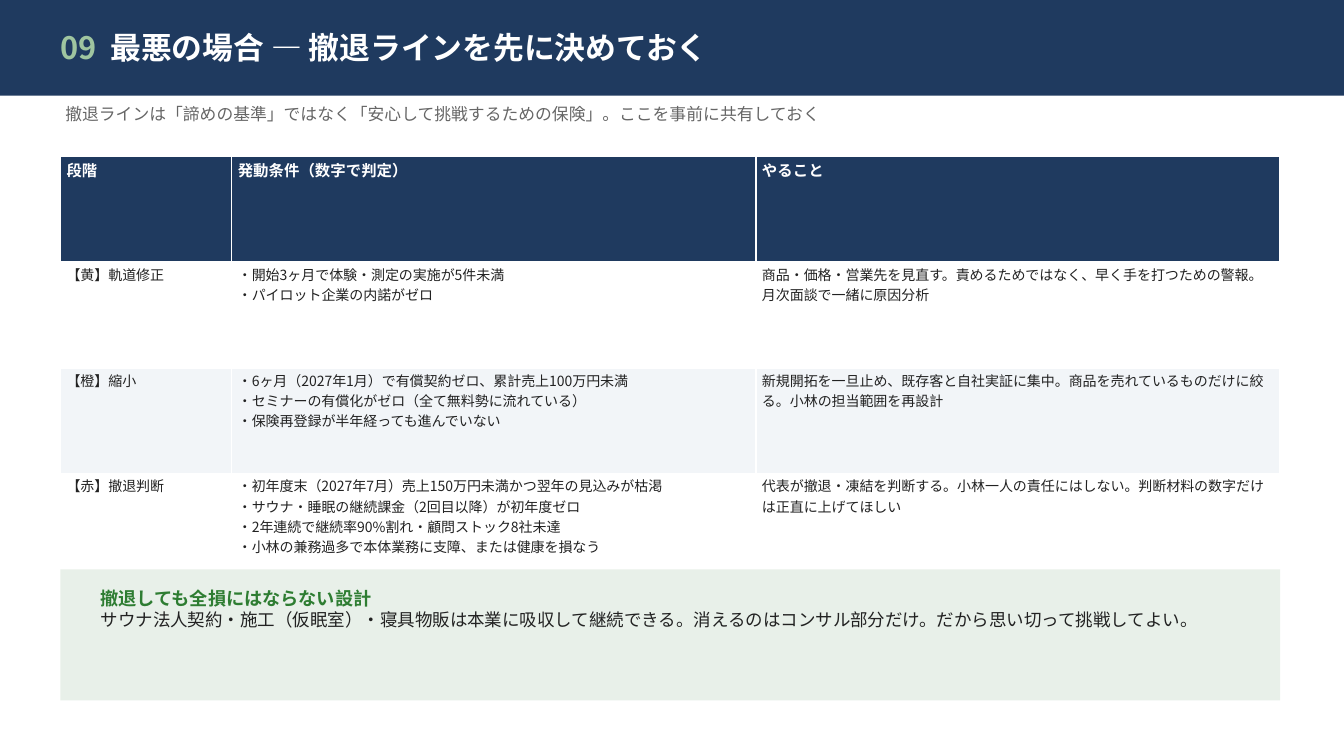
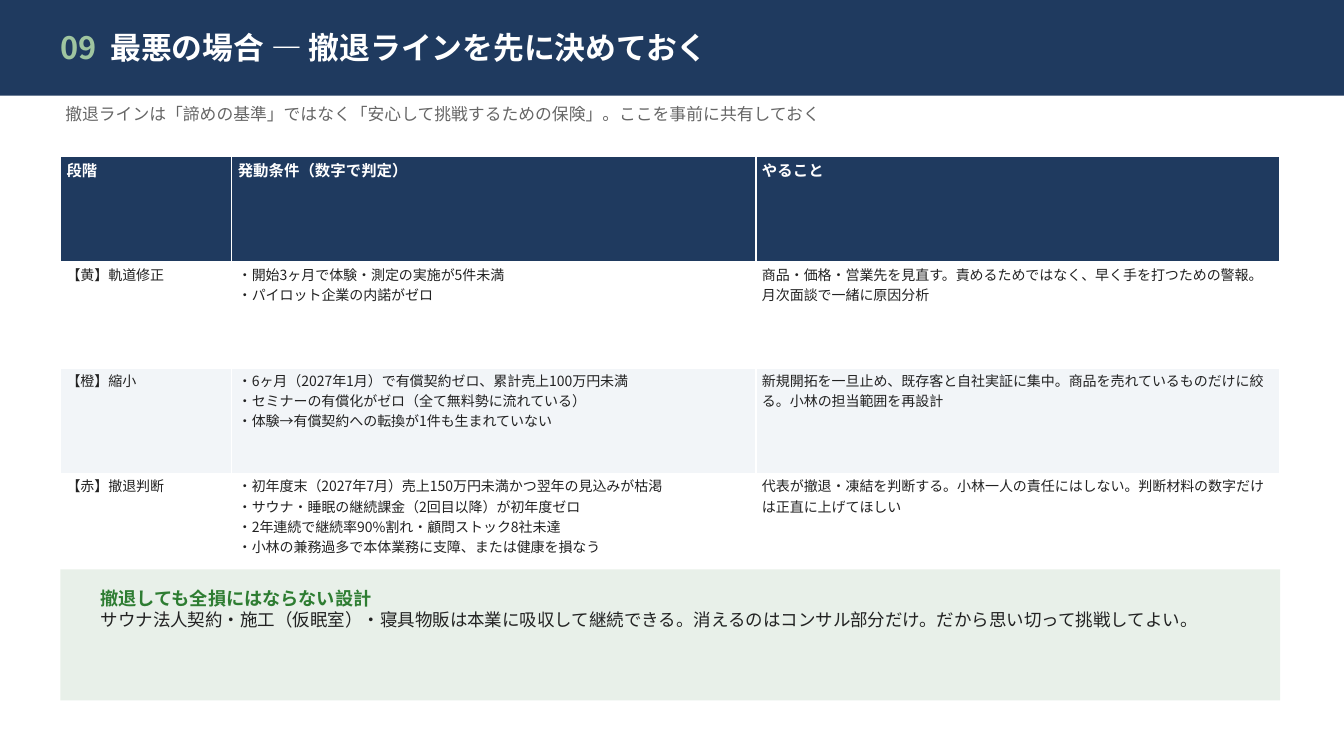
Before and after one commit to hiroaki-hab/test-repo-my-first-codex-smart-support-dev, a slide deck: slide 10 of wellness-business-plan/slides/ウェルネス事業_会社計画案_小林さん検討用.pptx. Drawn at 1344x756 pixels with LibreOffice and Linux fonts; fonts in the diff are those of the drawing. Boxes give left, top, right and bottom in pixels: in the first picture for what was removed or moved away, otherwise in the second. Text is boxed around its words. In the diff, an @@ line names an element or a change of style, - is before the commit and + after.

```diff
--- a/wellness-business-plan/slides/ウェルネス事業_会社計画案_小林さん検討用.pptx
+++ b/wellness-business-plan/slides/ウェルネス事業_会社計画案_小林さん検討用.pptx
@@ table at (60, 156, 1280, 580) @@
-row 3, column 2: ・6ヶ月（2027年1月）で有償契約ゼロ、累計売上100万円未満 ・セミナーの有償化がゼロ（全て無料勢に流れている） ・保険再登録が半年経っても進んでいない
+row 3, column 2: ・6ヶ月（2027年1月）で有償契約ゼロ、累計売上100万円未満 ・セミナーの有償化がゼロ（全て無料勢に流れている） ・体験→有償契約への転換が1件も生まれていない
```
Also in this commit, not shown: 4 other slides changed, 1 other file.
